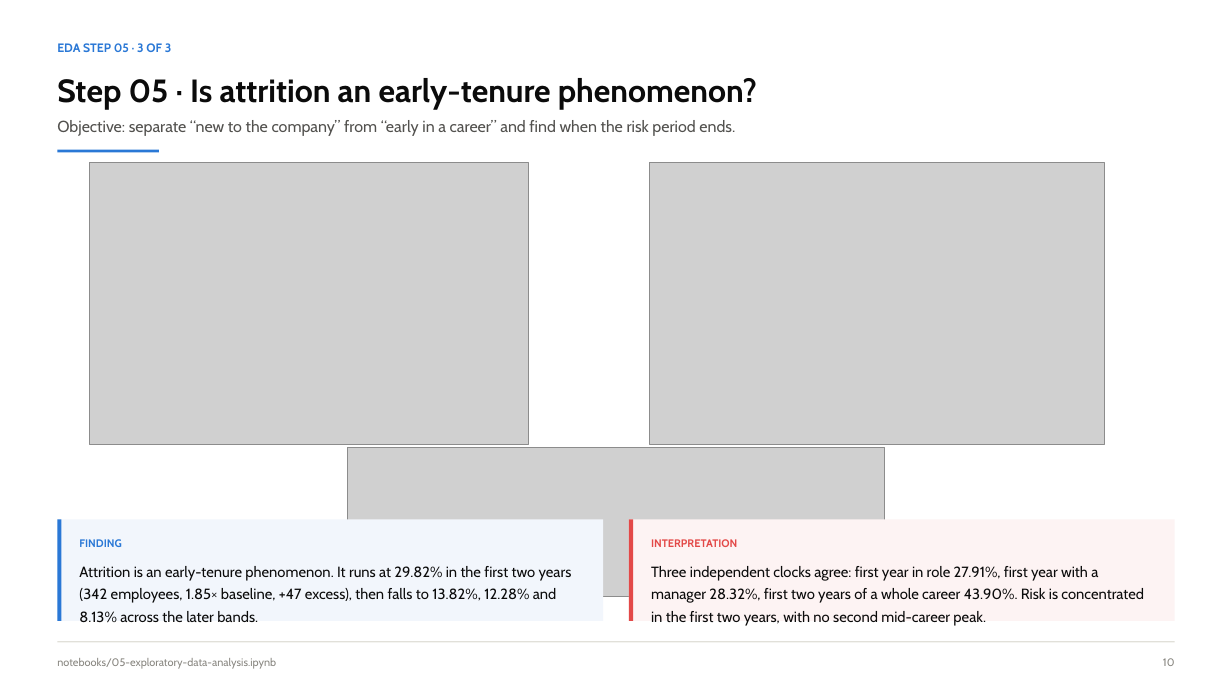
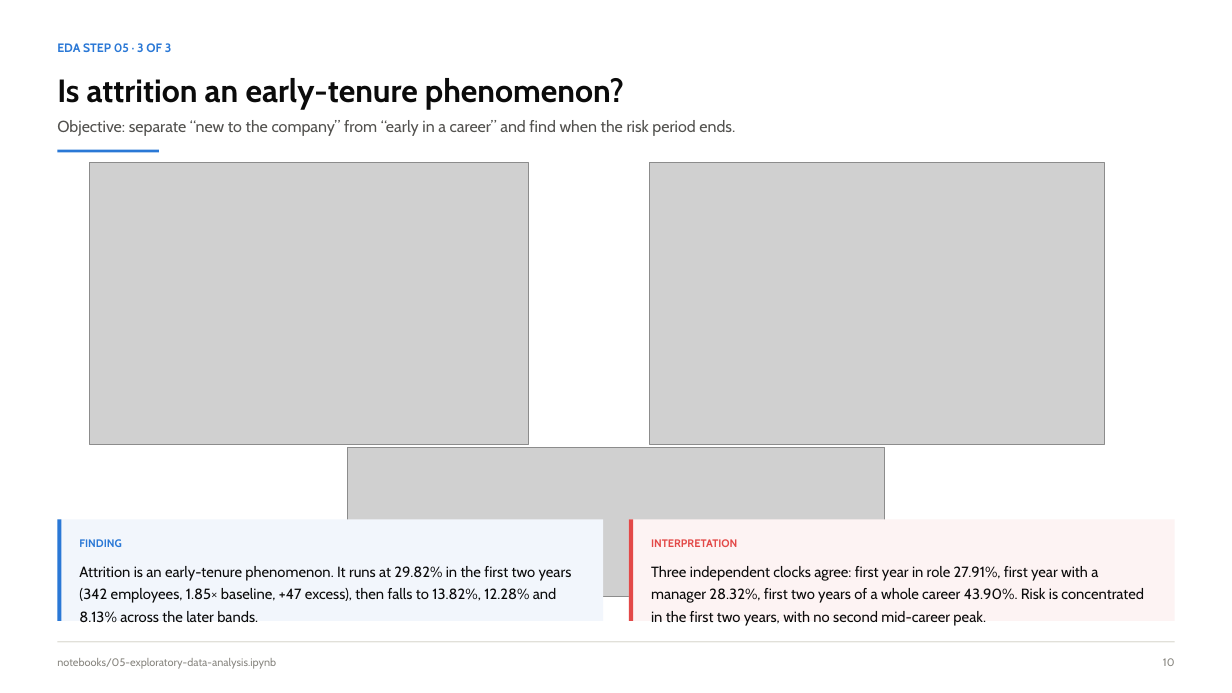
Before and after one commit to NPower-JDA-Cohort-2026/ibm-analytics-attrition-eda, a slide deck: slide 11 of presentation/IBM_Attrition_EDA_Team_Presentation.pptx (slide 10 before the commit). Drawn at 1232x693 pixels with LibreOffice and Linux fonts; fonts in the diff are those of the drawing; grey boxes stand for pictures. Boxes give left, top, right and bottom in pixels: in the first picture for what was removed or moved away, otherwise in the second. Text is boxed around its words. In the diff, an @@ line names an element or a change of style, - is before the commit and + after.

```diff
--- a/presentation/IBM_Attrition_EDA_Team_Presentation.pptx
+++ b/presentation/IBM_Attrition_EDA_Team_Presentation.pptx
@@ text at bbox=[57, 78, 624, 109]: text changed @@
-Step 05 · Is attrition an early-tenure phenomenon?
+Is attrition an early-tenure phenomenon?
```
Also in this commit, not shown: 10 other slides changed.
